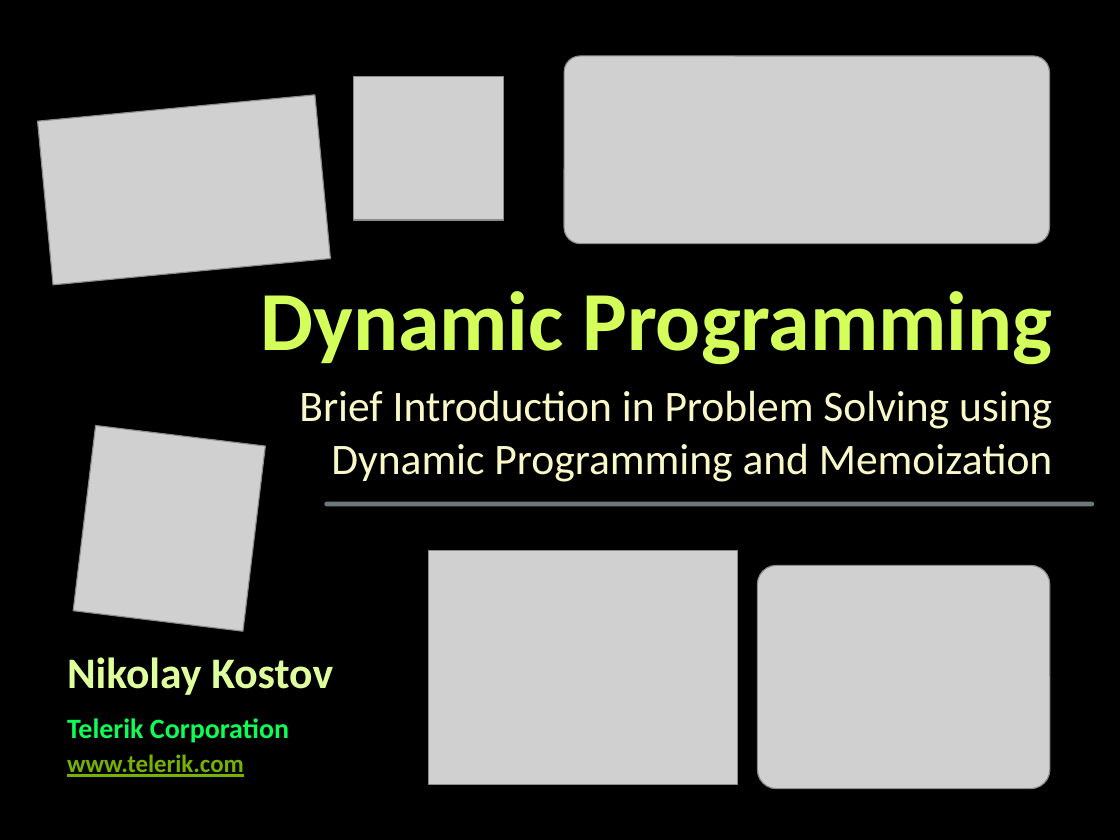
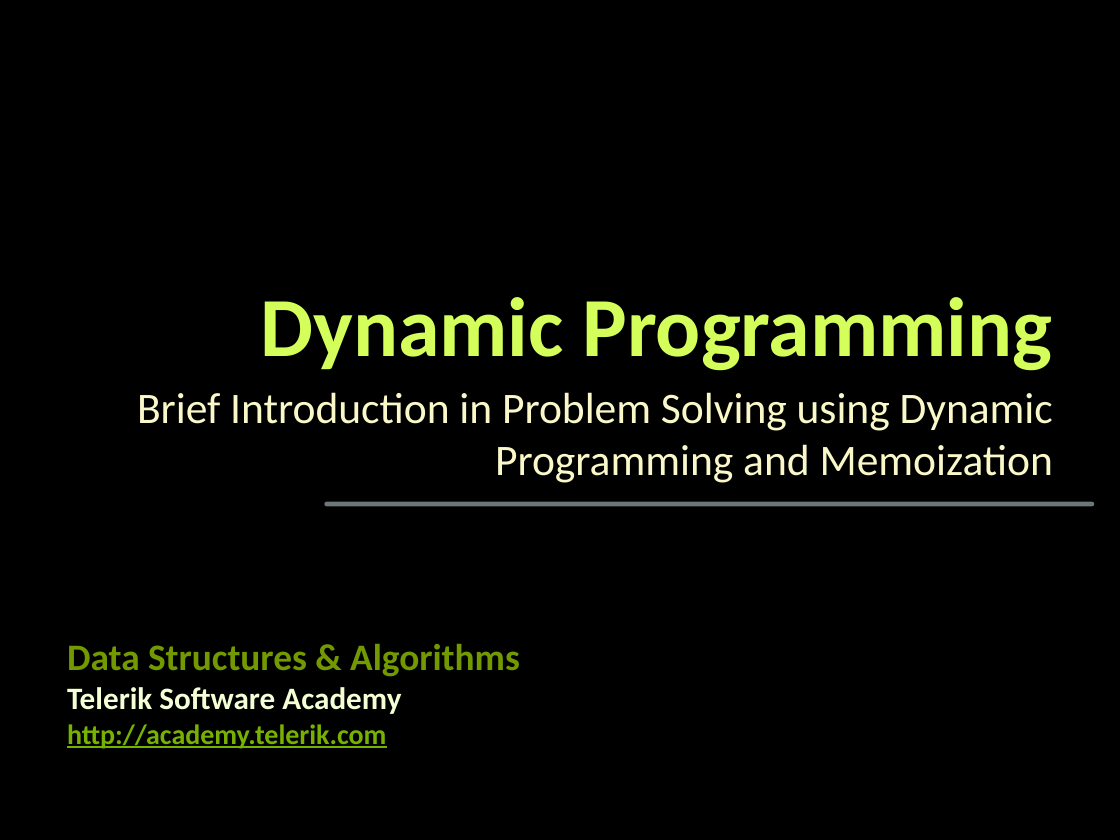
Before and after one commit to martin-nikolov/Telerik-Academy, a slide deck: slide 1 of Programming with C#/5. C# Data Structures and Algorithms/10. Dynamic Programming -✘/Dynamic-Programming.pptx. Drawn at 1120x840 pixels with LibreOffice and Linux fonts; fonts in the diff are those of the drawing; grey boxes stand for pictures; background and template pictures are left out. Boxes give left, top, right and bottom in pixels: in the first picture for what was removed or moved away, otherwise in the second. Text is boxed around its words. In the diff, an @@ line names an element or a change of style, - is before the commit and + after.

```diff
--- a/Programming with C#/5. C# Data Structures and Algorithms/10. Dynamic Programming -✘/Dynamic-Programming.pptx
+++ b/Programming with C#/5. C# Data Structures and Algorithms/10. Dynamic Programming -✘/Dynamic-Programming.pptx
@@ picture removed at [564,56,1049,244] @@
@@ picture removed at [354,77,504,221] @@
@@ picture removed at [38,95,331,285] @@
@@ title "Dynamic Programming" at [260,297,1052,371]: line spacing 60pt to 56pt @@
@@ subtitle "Brief Introduction in Problem Solving ..." rewrapped from [299,390,1052,482] to [137,392,1053,483] @@
@@ picture removed at [73,426,266,632] @@
@@ picture removed at [429,551,738,784] @@
@@ picture removed at [757,566,1049,788] @@
@@ text removed at [67,657,333,695] @@
-Nikolay Kostov
@@ text added at [67,644,520,677], 24 pt, text #739900, bold @@
+Data Structures & Algorithms
@@ text added at [67,687,401,714], 20 pt, text #F5FFD6, bold @@
+Telerik Software Academy
@@ text removed at [67,718,289,743] @@
-Telerik Corporation
@@ text at [67,724,386,749]: text changed; size 16 to 18 pt @@
-www.telerik.com
+http://academy.telerik.com
```
Also in this commit, not shown: 7 other slides changed, 2 slides added, 31 other files.
